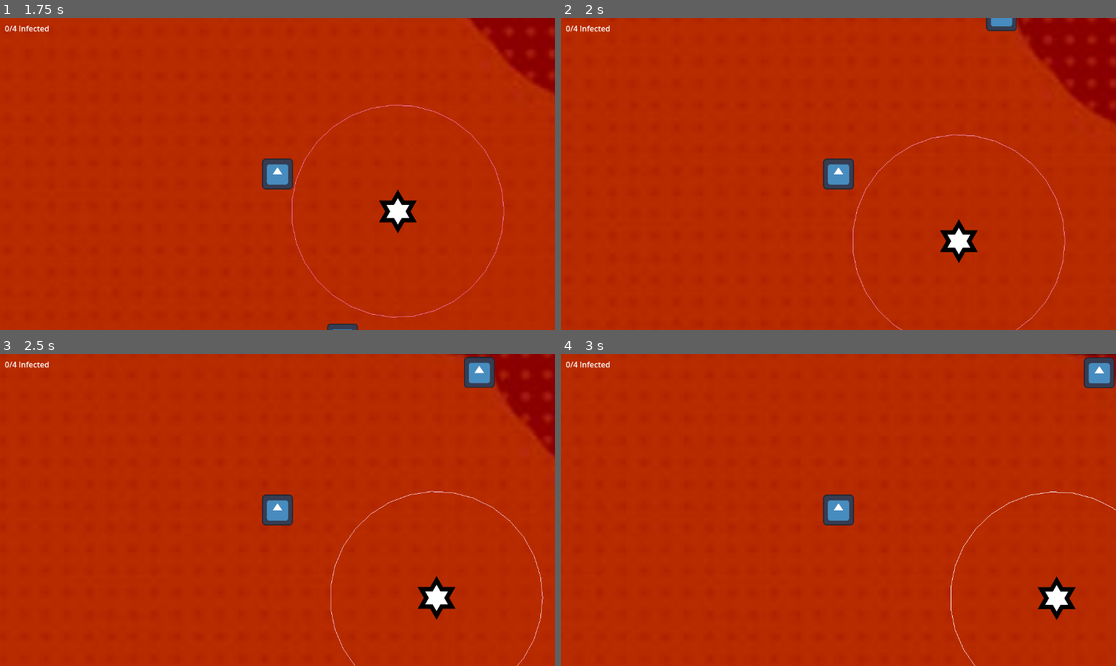
Above: before the commit, frames 1-4 (two rows, left to right).
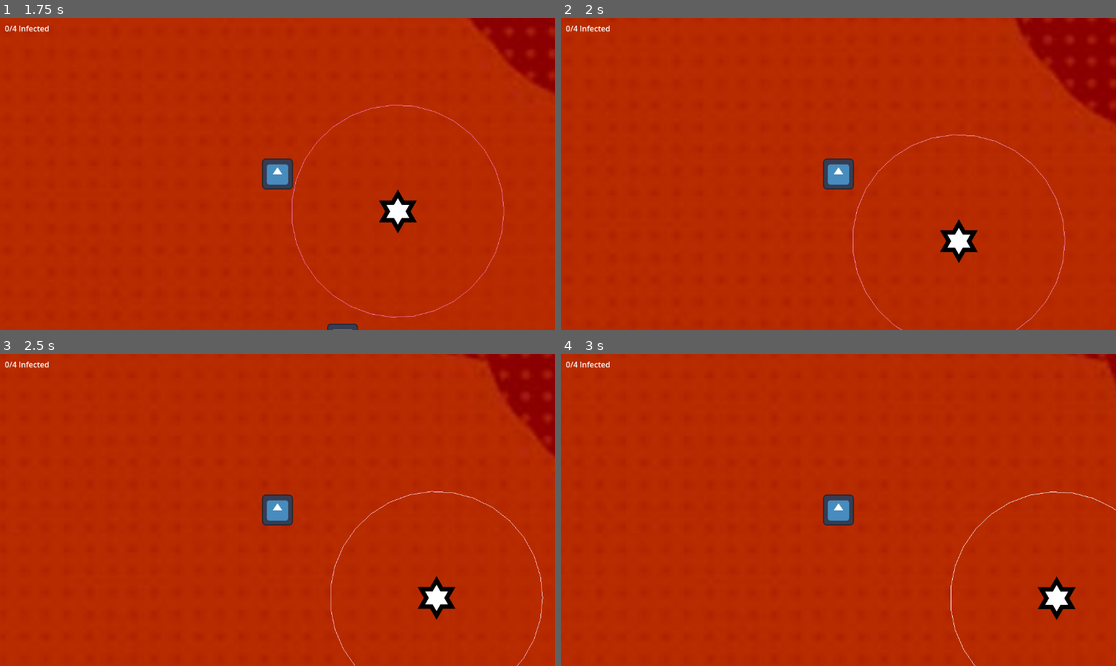
Above: after the commit, the same moments.

Repository: MarkusSecundus/GlobalJam_2026
Game: Godot game, scene res://maps/test_map.tscn
Two runs of this game, one before a commit and one after it. Both use one fixed random seed, a clock stepped at 60 frames per second and the inputs below. The engine's default icon, where the game draws it, is replaced by a stand-in: a white triangle on a blue panel in a dark square.
Inputs:
- Up to frame 1 (1.75 s): tap Enter at 0.5 s; hold W (Up) from 0.53 s (still down)
- Up to frame 2 (2 s): keep holding W (Up)
- Up to frame 3 (2.5 s): release W (Up) at 2.03 s; hold A (Left) from 2.03 s (still down)
- Up to frame 4 (3 s): keep holding A (Left)

Frame 1 is identical in both runs. In frame 2, 0.2% of the frame differs, in the area x 76-83%, y 0-5%; in frame 3, 0.6%; in frame 4, 0.6%, in the area x 92-100%, y 0-11%.

Commit message:
testing infection point hinting

Diff:
--- a/maps/test_map.tscn
+++ b/maps/test_map.tscn
@@ -40,7 +40,7 @@
 shape = SubResource("RectangleShape2D_b71ab")
 
 [node name="InfectionPoint4" parent="." unique_id=1551551606 instance=ExtResource("4_42yok")]
-position = Vector2(1954, -4726)
+position = Vector2(130, -4631)
 
 [node name="InfectionPoint3" parent="." unique_id=2010099196 instance=ExtResource("4_42yok")]
 position = Vector2(-812, 4391)
@@ -49,7 +49,7 @@
 position = Vector2(-3992, 84)
 
 [node name="InfectionPoint" parent="." unique_id=929705035 instance=ExtResource("4_42yok")]
-position = Vector2(677, -1310)
+position = Vector2(2152, -438)
 
 [node name="Enemy" parent="." unique_id=829923330 instance=ExtResource("5_cabd0")]
 position = Vector2(499, -375)
--- a/scripts/map/infection_point.gd
+++ b/scripts/map/infection_point.gd
@@ -9,13 +9,24 @@
 @onready var progress_bar: ProgressBar = $ProgressBar
 @onready var infection_sprite: Sprite2D = $Sprite2D
 
+var HINT_DISTANCE: int = 1000
+
+var player: Player
+
 # Called when the node enters the scene tree for the first time.
 func _ready() -> void:
 	InfectionSingleton.infected_point_count += 1
+	player = get_tree().root.get_node("Node2D/Player")
 	pass # Replace with function body.
 
 # Called every frame. 'delta' is the elapsed time since the previous frame.
 func _process(delta: float) -> void:
+	var player_distance = player.global_position.distance_to(self.global_position)
+
+	if player_distance < HINT_DISTANCE:
+		#print("amogus")
+		pass
+
 	if (is_infected):
 		return
 
